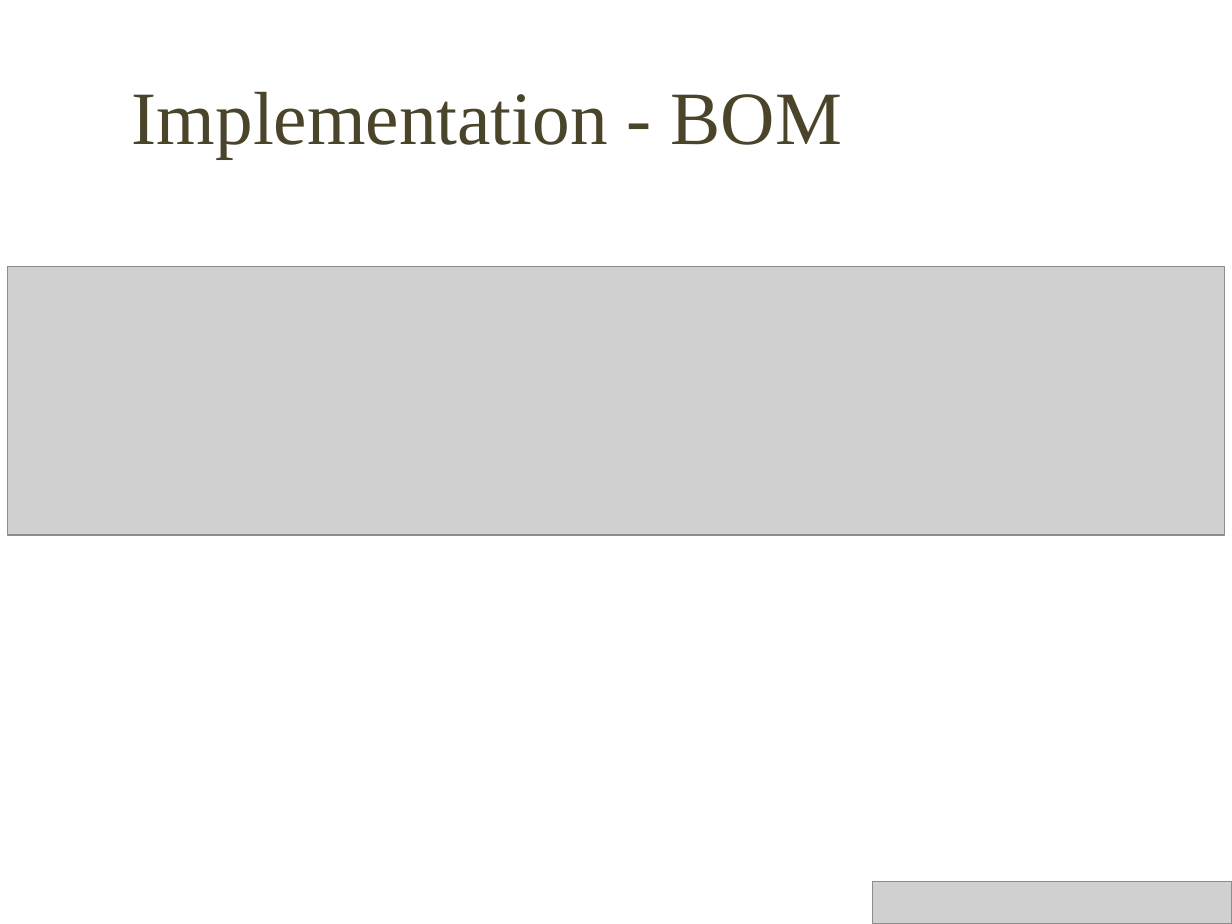
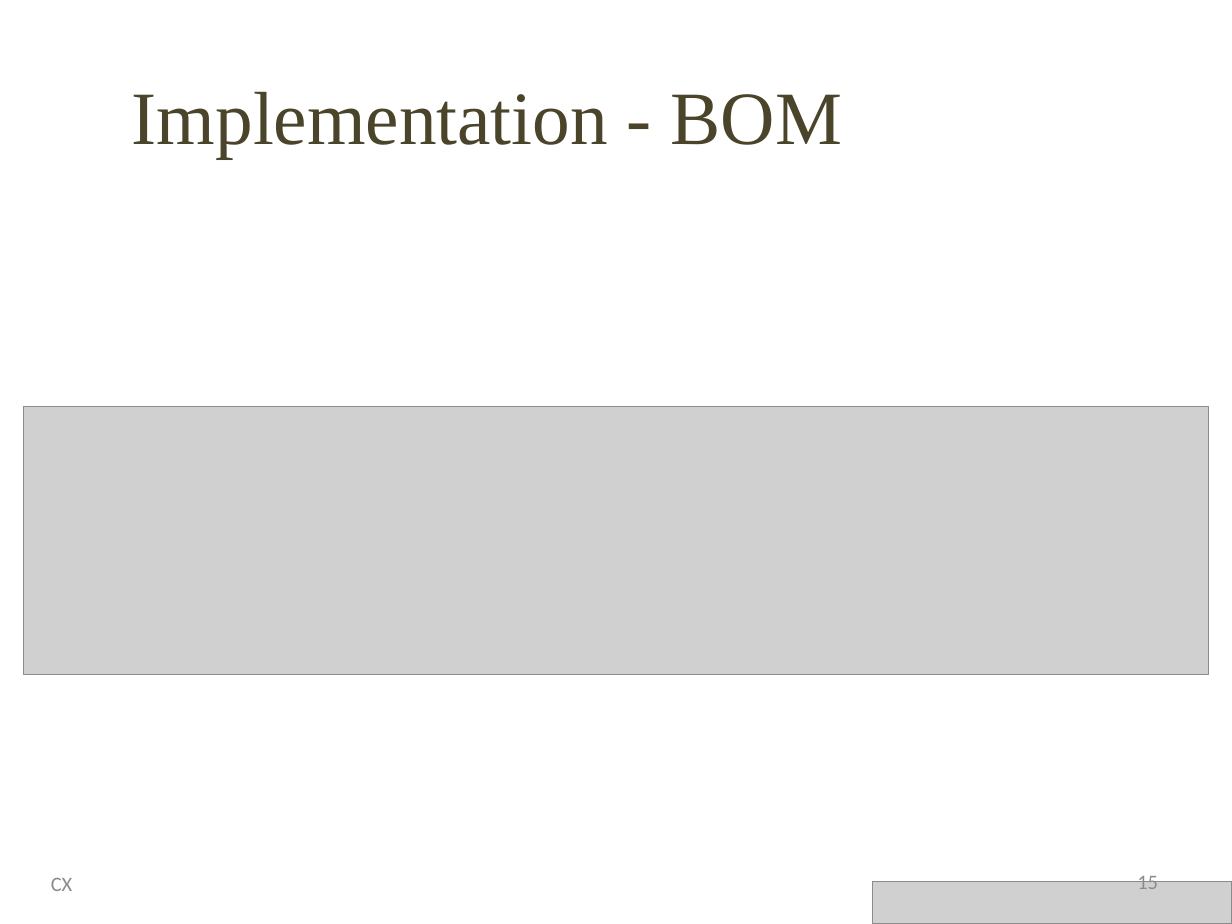
Before and after one commit to Stevie-Nicks-and-the-Xaybanha-Zhous/SelectiveBirdFeeder, a slide deck: slide 15 of Smart_Bird_Feeder_Presentation.pptx (slide 12 before the commit). Drawn at 1232x924 pixels with LibreOffice and Linux fonts; fonts in the diff are those of the drawing; grey boxes stand for pictures; background and template pictures are left out. Boxes give left, top, right and bottom in pixels: in the first picture for what was removed or moved away, otherwise in the second. Text is boxed around its words. In the diff, an @@ line names an element or a change of style, - is before the commit and + after.

```diff
--- a/Smart_Bird_Feeder_Presentation.pptx
+++ b/Smart_Bird_Feeder_Presentation.pptx
@@ picture: place and size @@
-picture at (7, 267, 1225, 536)
+picture at (23, 407, 1207, 675)
@@ text added at (51, 878, 73, 891), 12 pt, text #8C8C8C @@
+CX
@@ page number added at (1137, 872, 1158, 889), 12 pt, text #8C8C8C @@
+15
```
Also in this commit, not shown: 11 other slides changed, 7 slides added, 4 slides removed.
